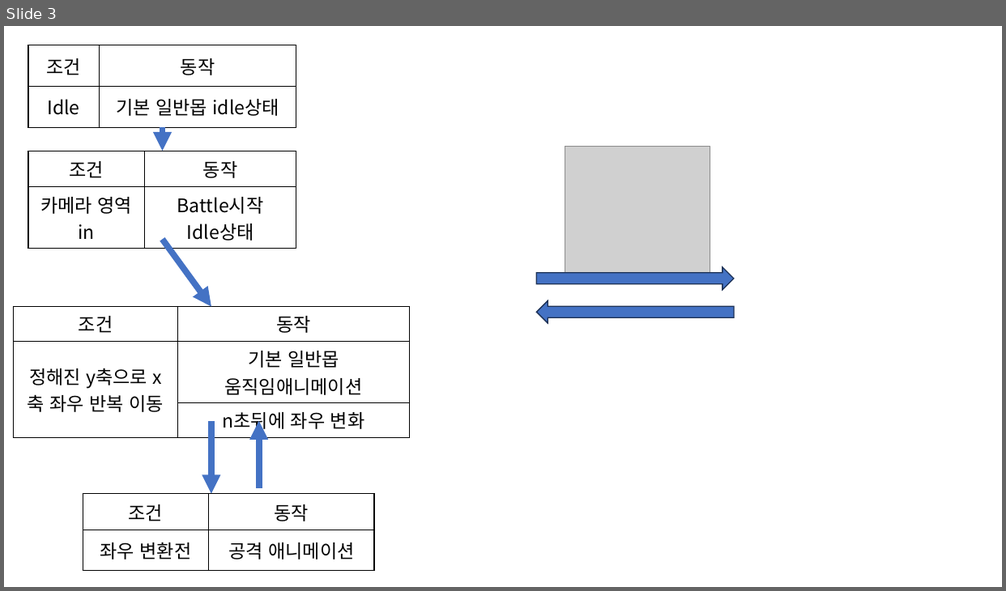
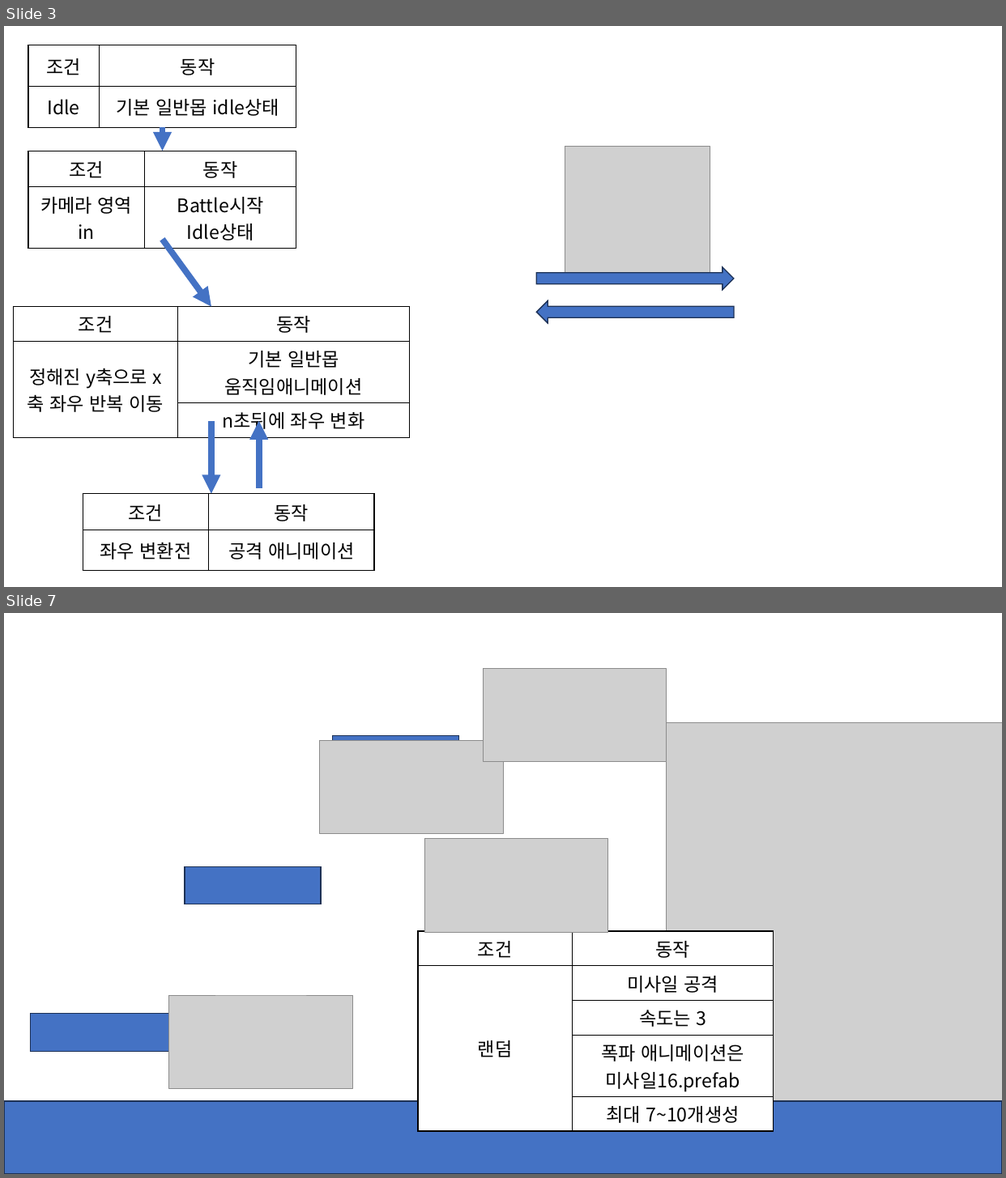
Before and after one commit to pknu-wap/Tripple-Gear, a slide deck: 기획안/몬스터 애니메이션.pptx. Shown one above the other, each under a label of ours: slide 3 before the commit, slides 3 and 7 after it; the slides between them are not shown. The pictures are 1006x591 and 1006x1178 pixels, drawn with LibreOffice and Linux fonts; fonts in the diff are those of the drawing; grey boxes stand for pictures; background and template pictures are left out. Boxes give left, top, right and bottom in pixels: in the first picture for what was removed or moved away, otherwise in the second. Text is boxed around its words. In the diff, an @@ line names an element or a change of style, - is before the commit and + after.

```diff
--- a/기획안/몬스터 애니메이션.pptx
+++ b/기획안/몬스터 애니메이션.pptx
@@ slide 7 added at (4, 613, 1002, 1174), background picture (left out) @@
@@ picture added at (484, 668, 667, 762) @@
@@ picture added at (667, 723, 1002, 1113) @@
@@ picture added at (319, 740, 503, 834) @@
@@ rectangle added at (333, 736, 460, 774), fill #4472C4, outline #1E3256 1 pt @@
@@ picture added at (424, 839, 608, 933) @@
@@ rectangle added at (185, 867, 321, 905), fill #4472C4, outline #1E3256 1 pt @@
@@ table added at (418, 931, 774, 1127), 5 rows, 2 columns @@
+조건 | 동작
+랜덤 | 미사일 공격
+ | 속도는 3
+ | 폭파 애니메이션은 미사일16.prefab
+ | 최대 7~10개생성
@@ picture added at (169, 995, 353, 1089) @@
@@ rectangle added at (30, 1013, 169, 1052), fill #4472C4, outline #1E3256 1 pt @@
@@ rectangle added at (4, 1102, 1002, 1174), fill #4472C4, outline #1E3256 1 pt @@
```
Also in this commit, not shown: 3 other slides added, 1 slide removed, 1 other file.
